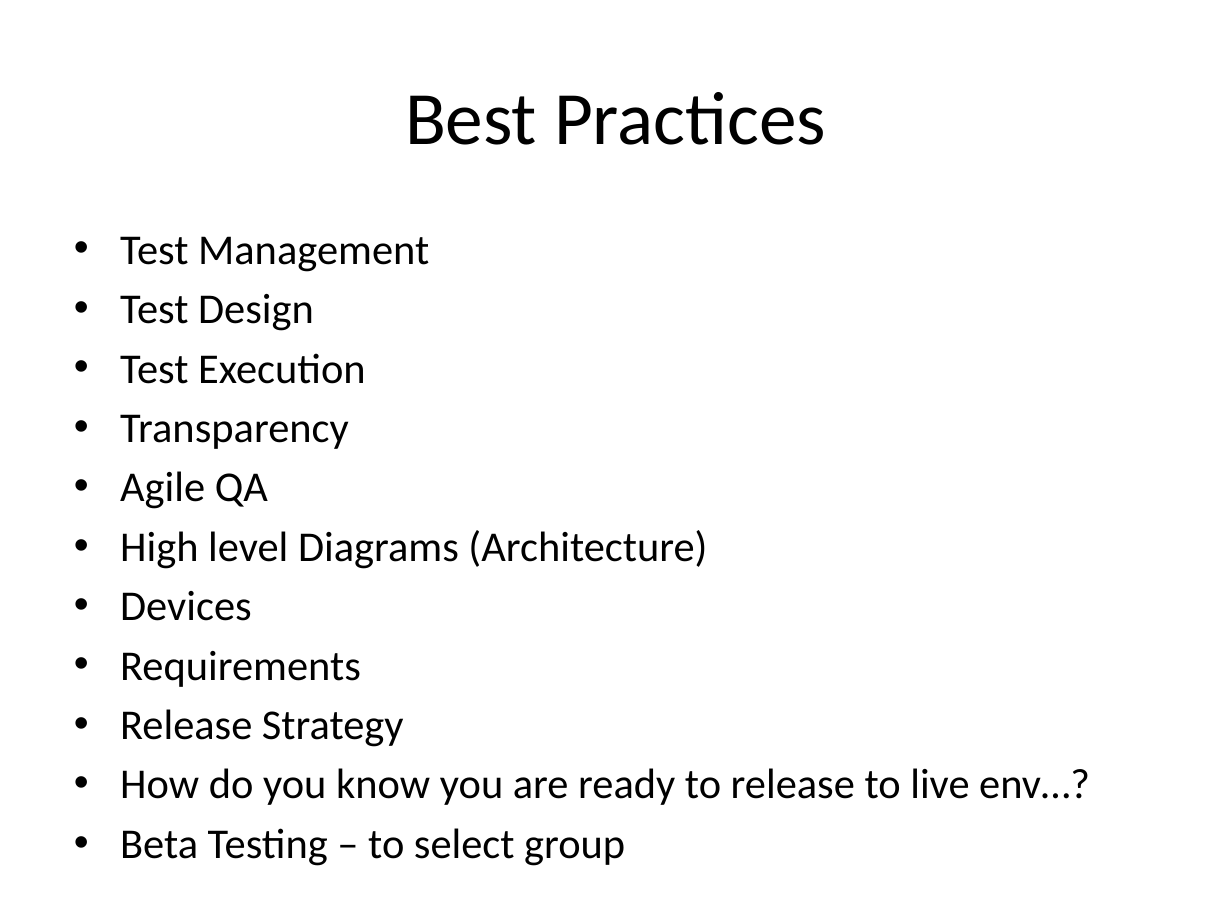
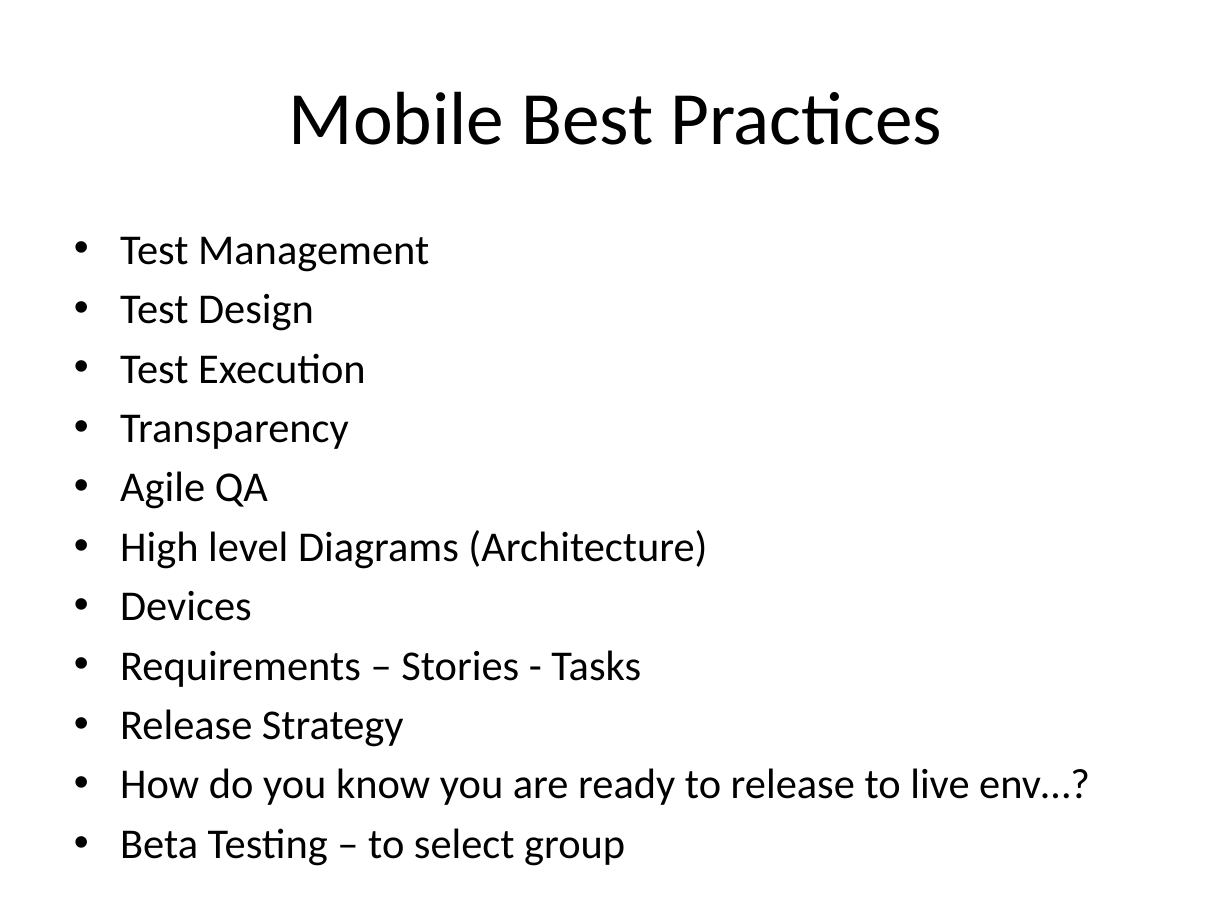
Before and after one commit to swatisqa/QA_Presentations, a slide deck: slide 2 of MobileBestPractices.pptx. Drawn at 1232x924 pixels with LibreOffice and Linux fonts; fonts in the diff are those of the drawing. Boxes give left, top, right and bottom in pixels: in the first picture for what was removed or moved away, otherwise in the second. Text is boxed around its words. In the diff, an @@ line names an element or a change of style, - is before the commit and + after.

```diff
--- a/MobileBestPractices.pptx
+++ b/MobileBestPractices.pptx
@@ title at <box>289,91,942,145</box>: text changed @@
-Best Practices
+Mobile Best Practices
@@ text at <box>120,650,641,687</box>: text changed @@
-• Requirements
+• Requirements – Stories - Tasks
```
Also in this commit, not shown: 3 other slides changed.
